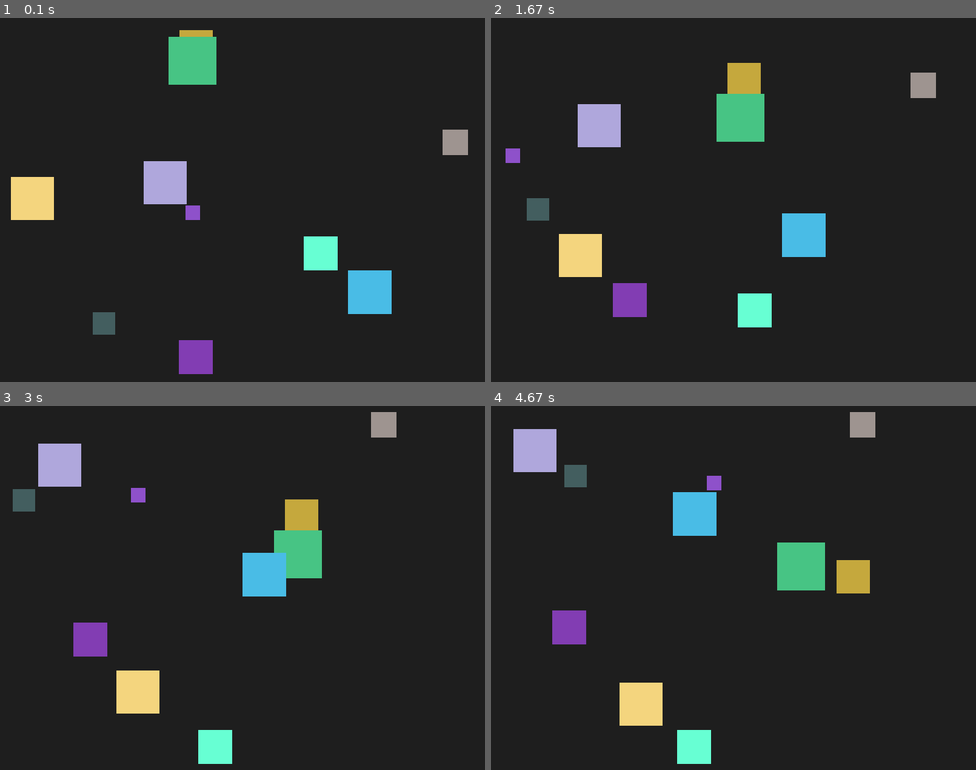
Above: before the commit, frames 1-4 (two rows, left to right).
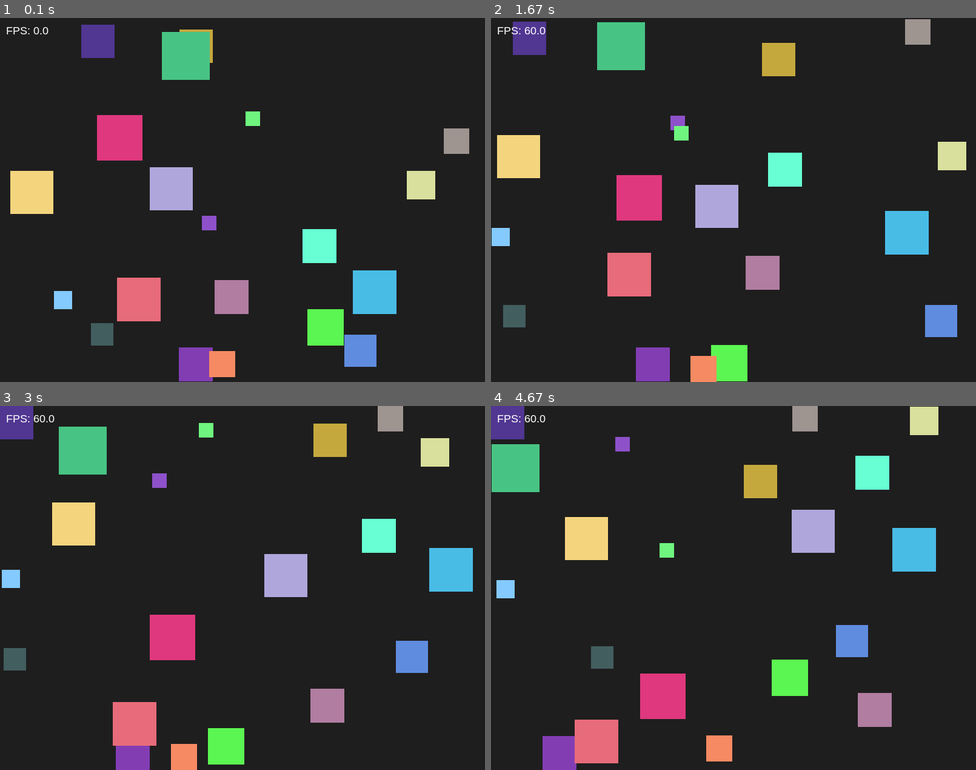
Above: after the commit, the same moments.

Repository: eliotjerusalmi/lab8-pygame
Game: pygame game, started from main.py
Two runs of this game, one before a commit and one after it. Both use one fixed random seed, a clock stepped at 60 frames per second and the inputs below.
Inputs:
- Up to frame 1 (0.1 s): no input
- Up to frame 2 (1.67 s): no input
- Up to frame 3 (3 s): no input
- Up to frame 4 (4.67 s): no input

The runs differ from the first frame. In frame 1, 9.0% of the frame differs, in the area x 1-97%, y 1-100%; in frame 2, 20%, in the area x 0-98%, y 0-100%; in frame 3, 18%; in frame 4, 19%.

Commit message:
feat: moving squares improvements

Diff:
--- a/main.py
+++ b/main.py
@@ -1,4 +1,5 @@
 import random
+import math
 import pygame
 
 pygame.init()
@@ -13,24 +14,21 @@
 
 # Colors
 BACKGROUND_COLOR = (30, 30, 30)
+FPS_COLOR = (255, 255, 255)
 
 # Square settings
-NUM_SQUARES = 10
-SQUARE_SIZE = 30
-MAX_SPEED = 5
-
-# Changement de direction toutes les 4 secondes
-DIRECTION_CHANGE_INTERVAL = 4000  # en millisecondes
+NUM_SQUARES = 20
+DIRECTION_CHANGE_INTERVAL = 4000  # milliseconds
+FLEE_DISTANCE = 120
+RANDOM_DIRECTION_STRENGTH = 0.35
 
 
 class Square:
     def __init__(self):
         self.size = random.randint(20, 80)
 
-        self.x = random.randint(0, WIDTH - self.size)
-        self.y = random.randint(0, HEIGHT - self.size)
-
-        self.set_random_direction()
+        self.x = random.uniform(0, WIDTH - self.size)
+        self.y = random.uniform(0, HEIGHT - self.size)
 
         self.color = (
             random.randint(50, 255),
@@ -38,80 +36,136 @@
             random.randint(50, 255),
         )
 
+        # Smaller squares move faster than bigger ones
+        self.speed = max(60, 220 - self.size * 2)
+
+        self.vx = 0
+        self.vy = 0
+        self.set_random_direction()
+
     def set_random_direction(self):
-        speed_factor = max(1, int(80 / self.size))
-        self.dx = random.choice([-1, 1]) * random.randint(1, speed_factor)
-        self.dy = random.choice([-1, 1]) * random.randint(1, speed_factor)
+        angle = random.uniform(0, 2 * math.pi)
+        self.vx = math.cos(angle) * self.speed
+        self.vy = math.sin(angle) * self.speed
 
-    def move(self):
-        self.x += self.dx
-        self.y += self.dy
+    def move(self, delta_time):
+        self.x += self.vx * delta_time
+        self.y += self.vy * delta_time
 
-        if self.x <= 0 or self.x + self.size >= WIDTH:
-            self.dx *= -1
+        # Bounce on window borders
+        if self.x <= 0:
+            self.x = 0
+            self.vx *= -1
+        elif self.x + self.size >= WIDTH:
+            self.x = WIDTH - self.size
+            self.vx *= -1
 
-        if self.y <= 0 or self.y + self.size >= HEIGHT:
-            self.dy *= -1
+        if self.y <= 0:
+            self.y = 0
+            self.vy *= -1
+        elif self.y + self.size >= HEIGHT:
+            self.y = HEIGHT - self.size
+            self.vy *= -1
 
     def draw(self, surface):
-        pygame.draw.rect(surface, self.color, (self.x, self.y, self.size, self.size))
+        pygame.draw.rect(
+            surface,
+            self.color,
+            (int(self.x), int(self.y), self.size, self.size)
+        )
 
+    def center(self):
+        return (self.x + self.size / 2, self.y + self.size / 2)
+
+    @staticmethod
     def handle_fleeing(squares):
+        for square in squares:
+            flee_x = 0
+            flee_y = 0
 
-        for i in range(len(squares)):
-            for j in range(i + 1, len(squares)):
-                s1 = squares[i]
-            s2 = squares[j]
+            sx, sy = square.center()
 
-            dx = s1.x - s2.x
-            dy = s1.y - s2.y
+            for other in squares:
+                if square is other:
+                    continue
 
-            # distance simple
-            if abs(dx) < 50 and abs(dy) < 50:
+                # Only smaller squares flee bigger ones
+                if square.size < other.size:
+                    ox, oy = other.center()
 
-                # IMPORTANT : éviter de changer direction tout le temps
-                if random.random() < 0.02:  # 2% de chance seulement
+                    dx = sx - ox
+                    dy = sy - oy
+                    distance = math.hypot(dx, dy)
 
-                    if dx > 0:
-                        s1.dx = 2
-                        s2.dx = -2
-                    else:
-                        s1.dx = -2
-                        s2.dx = 2
+                    if 0 < distance < FLEE_DISTANCE:
+                        strength = (FLEE_DISTANCE - distance) / FLEE_DISTANCE
+                        flee_x += (dx / distance) * strength
+                        flee_y += (dy / distance) * strength
 
-                    if dy > 0:
-                        s1.dy = 2
-                        s2.dy = -2
-                    else:
-                        s1.dy = -2
-                        s2.dy = 2
+            # If there is something to flee from, combine fleeing with randomness
+            flee_length = math.hypot(flee_x, flee_y)
+            if flee_length > 0:
+                flee_x /= flee_length
+                flee_y /= flee_length
+
+                random_angle = random.uniform(0, 2 * math.pi)
+                rand_x = math.cos(random_angle)
+                rand_y = math.sin(random_angle)
+
+                final_x = flee_x + rand_x * RANDOM_DIRECTION_STRENGTH
+                final_y = flee_y + rand_y * RANDOM_DIRECTION_STRENGTH
+
+                final_length = math.hypot(final_x, final_y)
+                if final_length > 0:
+                    final_x /= final_length
+                    final_y /= final_length
+
+                    square.vx = final_x * square.speed
+                    square.vy = final_y * square.speed
+
+
+def draw_fps(surface, clock, font):
+    fps = clock.get_fps()
+    fps_text = font.render(f"FPS: {fps:.1f}", True, FPS_COLOR)
+    surface.blit(fps_text, (10, 10))
+
 
 def main():
     squares = [Square() for _ in range(NUM_SQUARES)]
+    font = pygame.font.SysFont("Arial", 18)
+
     running = True
-
     last_direction_change = pygame.time.get_ticks()
 
     while running:
+        # delta_time in seconds
+        delta_time = CLOCK.tick(FPS) / 1000.0
+
         for event in pygame.event.get():
             if event.type == pygame.QUIT:
                 running = False
 
         current_time = pygame.time.get_ticks()
+
+        # Random direction refresh every 4 seconds
         if current_time - last_direction_change >= DIRECTION_CHANGE_INTERVAL:
             for square in squares:
                 square.set_random_direction()
             last_direction_change = current_time
 
+        Square.handle_fleeing(squares)
+
         for square in squares:
-            square.move()
+            square.move(delta_time)
 
         SCREEN.fill(BACKGROUND_COLOR)
+
         for square in squares:
             square.draw(SCREEN)
 
+        draw_fps(SCREEN, CLOCK, font)
+
         pygame.display.flip()
-        CLOCK.tick(FPS)
 
     pygame.quit()
 
Not shown, changed: JOURNAL.md
